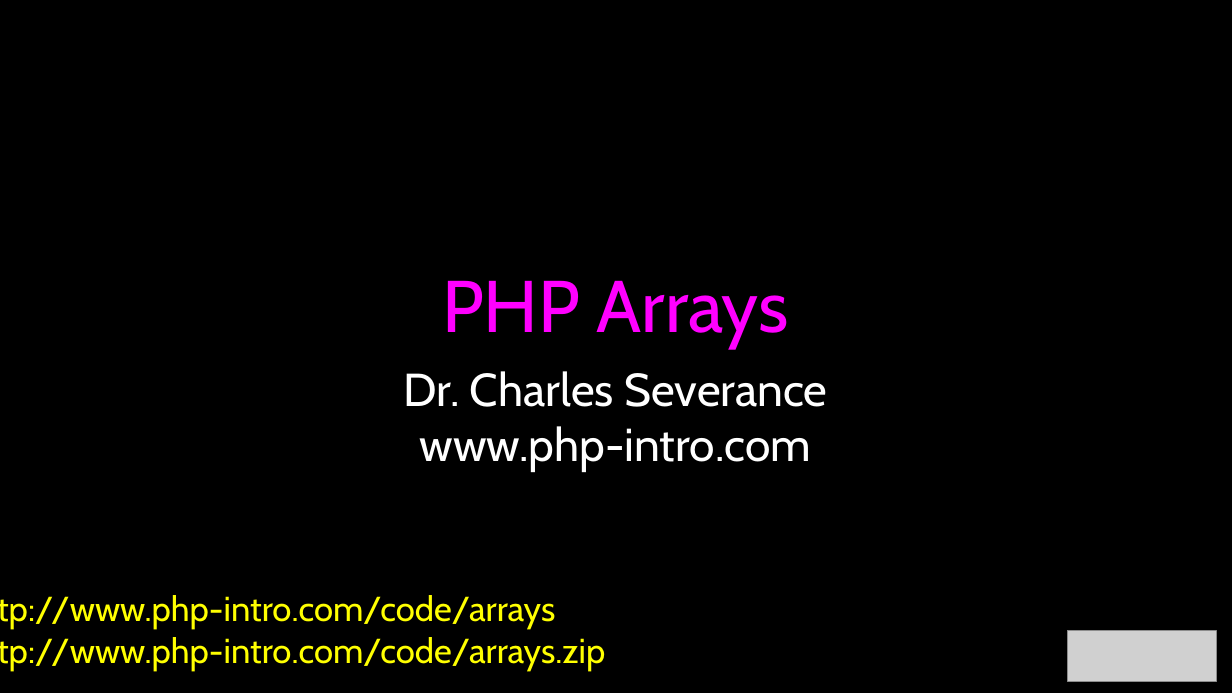
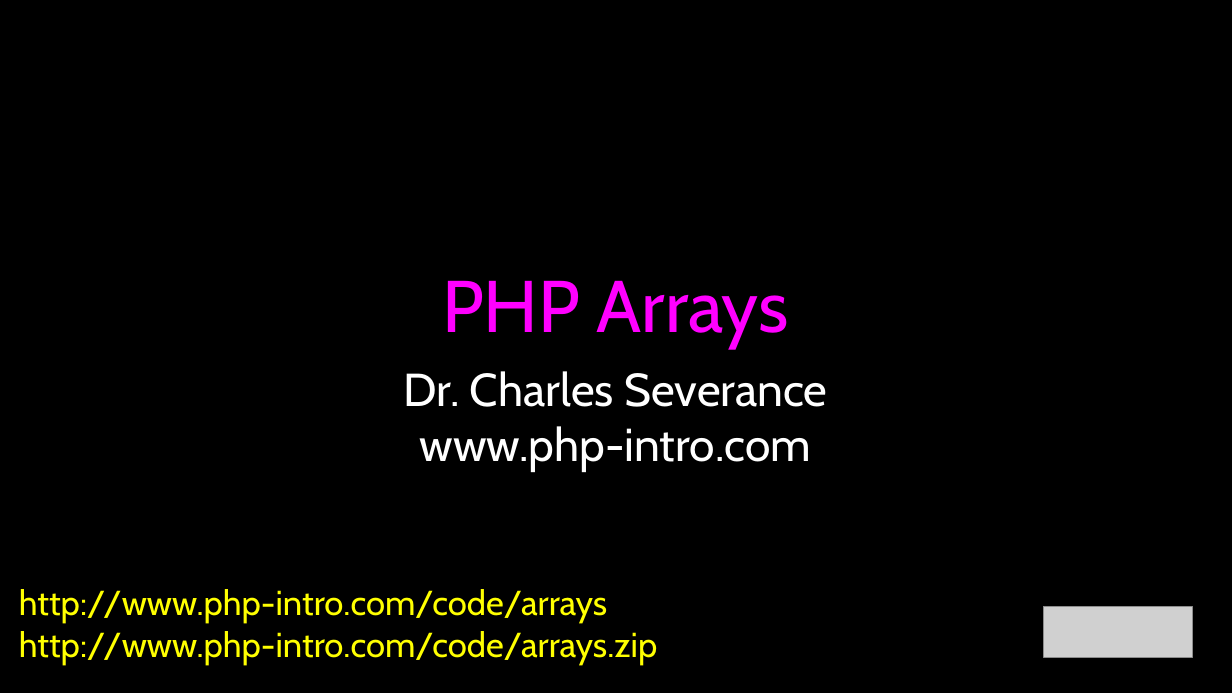
Before and after one commit to csev/wa4e, a slide deck: slide 1 of lectures/PHP-04-Arrays.ppt. Drawn at 1232x693 pixels with LibreOffice and Linux fonts; fonts in the diff are those of the drawing; grey boxes stand for pictures. Boxes give left, top, right and bottom in pixels: in the first picture for what was removed or moved away, otherwise in the second. Text is boxed around its words. In the diff, an @@ line names an element or a change of style, - is before the commit and + after.

```diff
--- a/lectures/PHP-04-Arrays.ppt
+++ b/lectures/PHP-04-Arrays.ppt
@@ text "http://www.php-intro.com/code/arrays" rewrapped from (0,595,605,671) to (19,589,658,665) @@
@@ picture: place and size @@
-picture at (1067,631,1216,681)
+picture at (1044,606,1193,657)
```
Also in this commit, not shown: 3 other slides changed, 1 slide added, 1 other file.
